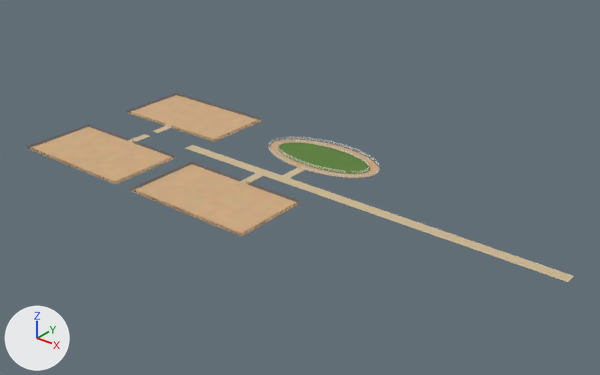
What one commit did to the glTF model games/yorimichi/assets/belmonte/meshes/SM_BM_BHip_Arenas.glb.
Rendered twice from a 50 mm camera at (242.0, -239.0, 148.0) aimed at (50.0, 2.0, -1.0). The axes (+X, +Y, +Z) are drawn at lower left. The lights are the same throughout. The first picture is the older version. Vertices at exactly the same position are counted once.

In view in the first picture: 'SM_BM_BHip_Arenas'.
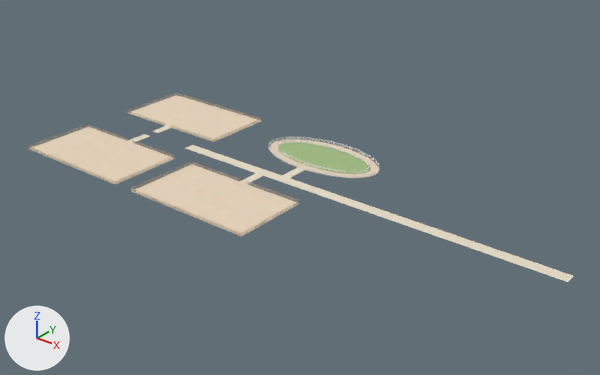
The change in detail:
me_sm_bhip_arenas has 8820 vertices, 13536 faces and spans x -70.0..165.0, y -45.0..47.0, z 0.0..1.0.
me_sm_bhip_arenas is used by ob_sm_bm_bhip_arenas; location (0.0, 0.0, 0.0).
me_sm_bhip_arenas part 1: 9012 faces centred in x -70.0..164.0, y -45.0..47.0, z 0.0..1.0 are repainted in the vertex colours; the middle colour goes from brown #856847 to beige #bfab90.
me_sm_bhip_arenas part 2: 4524 faces centred in x 12.0..68.0, y -1.0..45.0, z 0.0..1.0 are repainted in the vertex colours; the middle colour goes from white #e6e6e1 to white #f4f4f1.

Location of each change, (x1, y1, x2, y2) in pixels of the pictures (600 x 375 px):
part 1 of me_sm_bhip_arenas, recoloured (brown to beige)
    both: (27, 93, 573, 282)
part 2 of me_sm_bhip_arenas, recoloured
    both: (257, 136, 380, 178)
